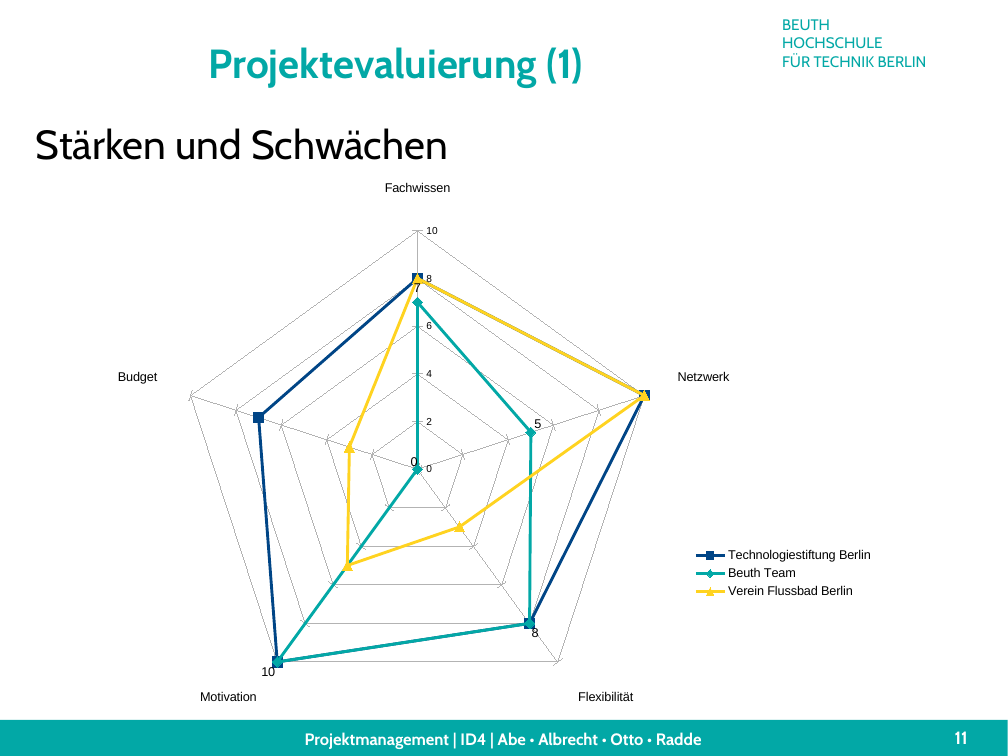
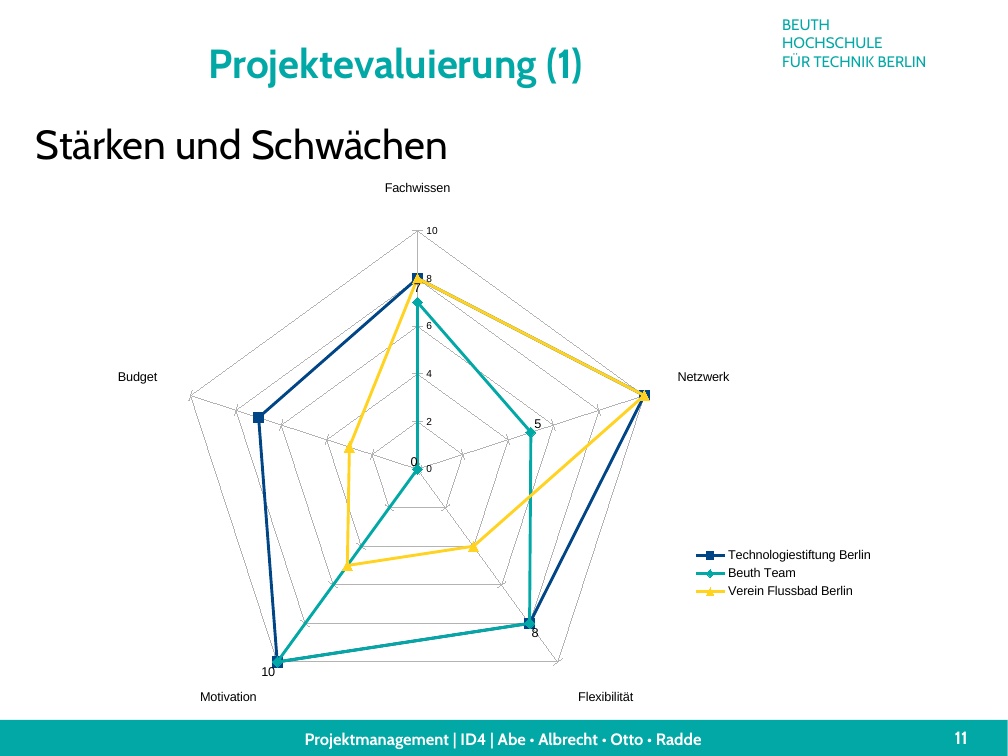
Before and after one commit to technologiestiftung/flussbad, a slide deck: slide 11 of doc/presentation/finalPresentation.odp. Drawn at 1008x756 pixels with LibreOffice and Linux fonts; fonts in the diff are those of the drawing; background and template pictures are left out. Boxes give left, top, right and bottom in pixels: in the first picture for what was removed or moved away, otherwise in the second. Text is boxed around its words. In the diff, an @@ line names an element or a change of style, - is before the commit and + after.

```diff
--- a/doc/presentation/finalPresentation.odp
+++ b/doc/presentation/finalPresentation.odp
@@ radar chart at bbox=[92, 170, 916, 724] @@
@@ Verein Flussbad Berlin, Flexibilität: 3 to 4 @@
```
Also in this commit, not shown: 1 other slide changed.
